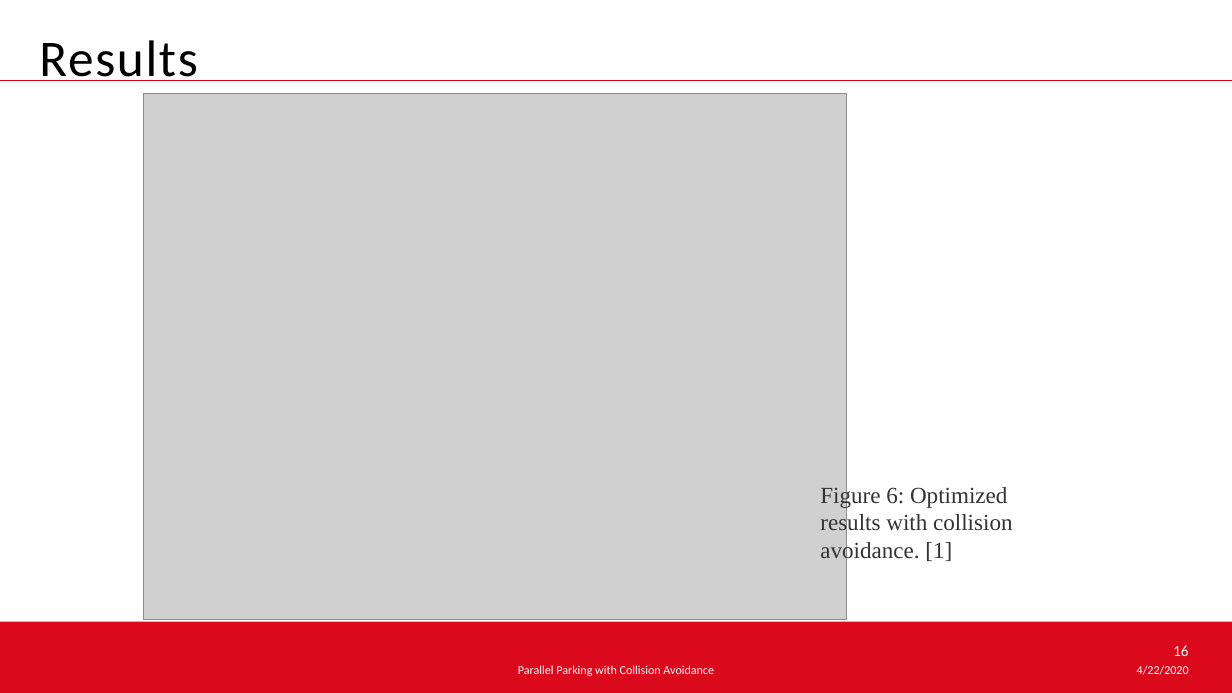
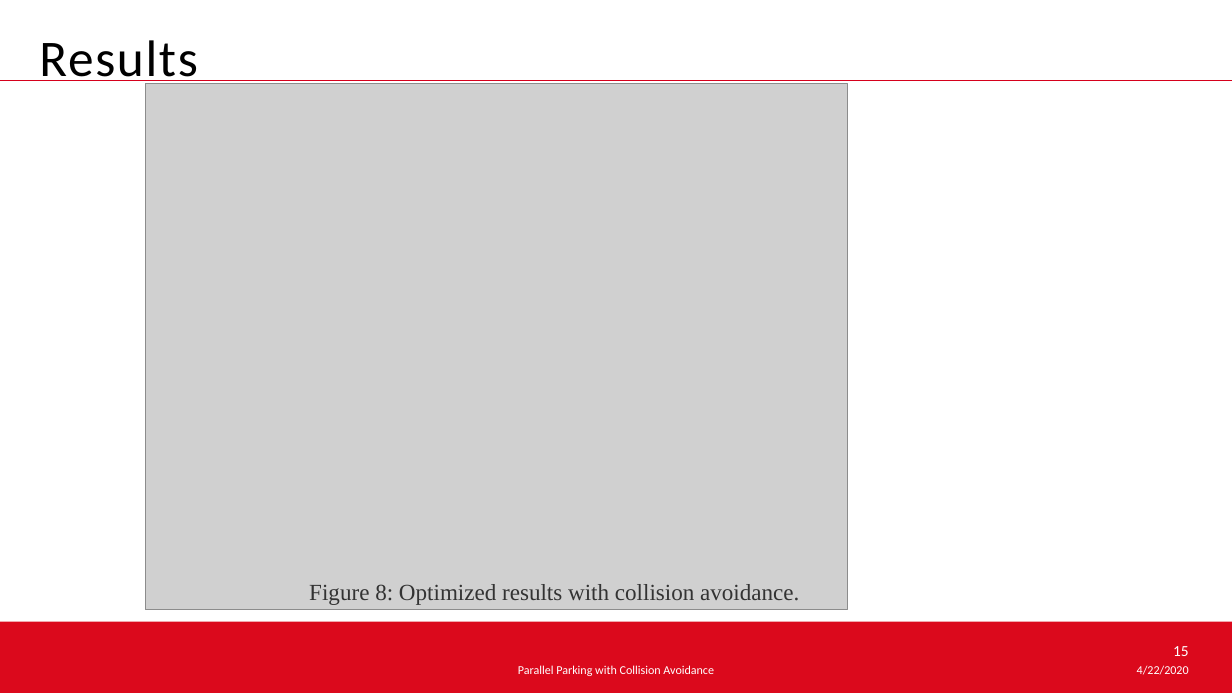
Before and after one commit to hehonglu123/optimal_control, a slide deck: slide 15 of Optimal Control Theory.pptx (slide 16 before the commit). Drawn at 1232x693 pixels with LibreOffice and Linux fonts; fonts in the diff are those of the drawing; grey boxes stand for pictures; background and template pictures are left out. Boxes give left, top, right and bottom in pixels: in the first picture for what was removed or moved away, otherwise in the second. Text is boxed around its words. In the diff, an @@ line names an element or a change of style, - is before the commit and + after.

```diff
--- a/Optimal Control Theory.pptx
+++ b/Optimal Control Theory.pptx
@@ picture: place and size @@
-picture at bbox=[144, 93, 847, 620]
+picture at bbox=[145, 83, 848, 610]
@@ text at bbox=[309, 584, 799, 605]: text changed @@
-Figure 6: Optimized results with collision avoidance. [1]
+Figure 8: Optimized results with collision avoidance.
@@ page number at bbox=[1173, 646, 1189, 656]: text changed @@
-16
+15
```
Also in this commit, not shown: 4 other slides changed, 1 slide added.
